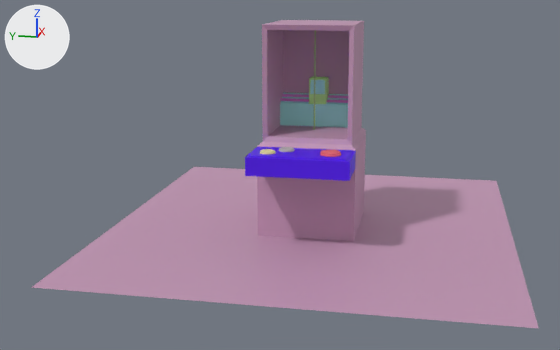
Renders of the Blender file claw machine.blend from each side of a commit.
Both versions are drawn from a 50 mm lens placed at (-8.85, -1.37, 1.92), pointed at (-0.21, 0.36, -0.24). The lights are fixed; the arrows at upper left show +X, +Y and +Z.

In view in the first picture: 'help base', 'machine', 'pente', 'sol'.
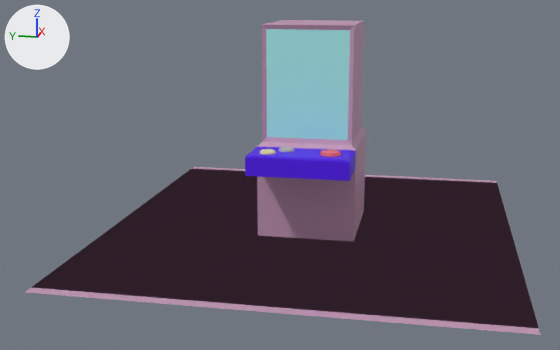
The change, as JSON lines over the scene's bpy script:
```json
{"op": "remove", "block": "ob_verre_machine", "code": "ob_verre_machine.hide_set(True)"}
{"op": "add", "block": "ob_sol", "code": "_m = ob_sol.modifiers.new('Mirror', 'MIRROR')"}
```

Pixel boxes [x1, y1, x2, y2] of what changed, in the pictures (560 x 350 px):
```json
{"object": "sol", "change": "modifiers changed", "before": [31, 167, 539, 328], "after": [25, 167, 541, 335]}
{"object": "verre machine", "change": "shown", "after": [266, 29, 350, 140], "on screen": "cyan"}
{"object": "pente", "change": "unchanged, covered by the edit", "before": [280, 93, 348, 128]}
```
